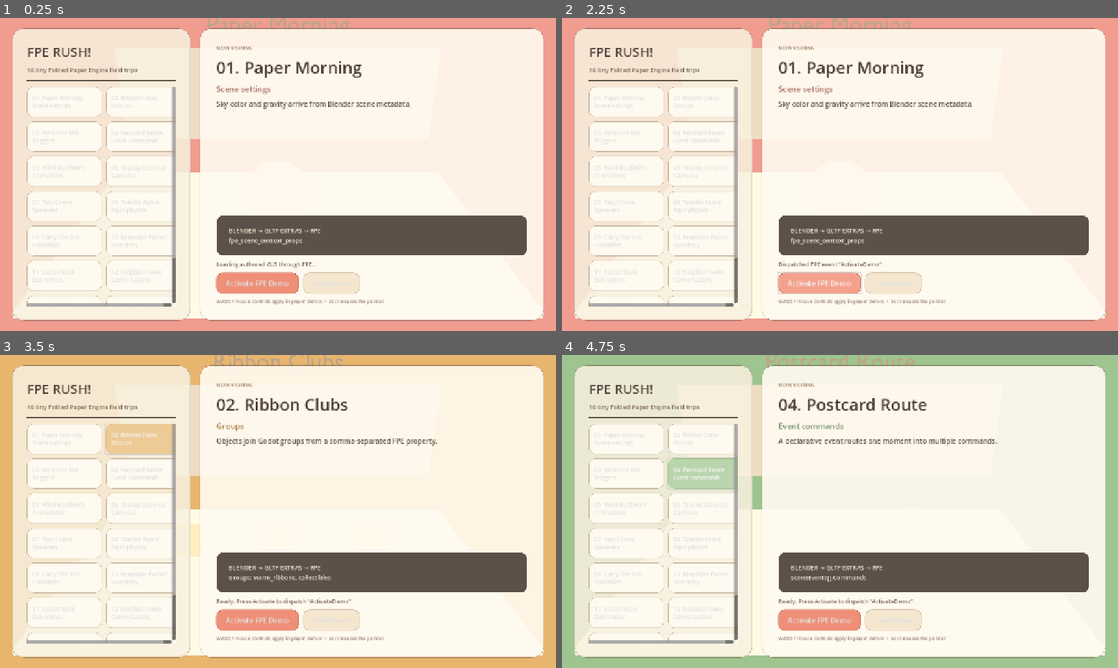
Above: before the commit, frames 1-4 (two rows, left to right).
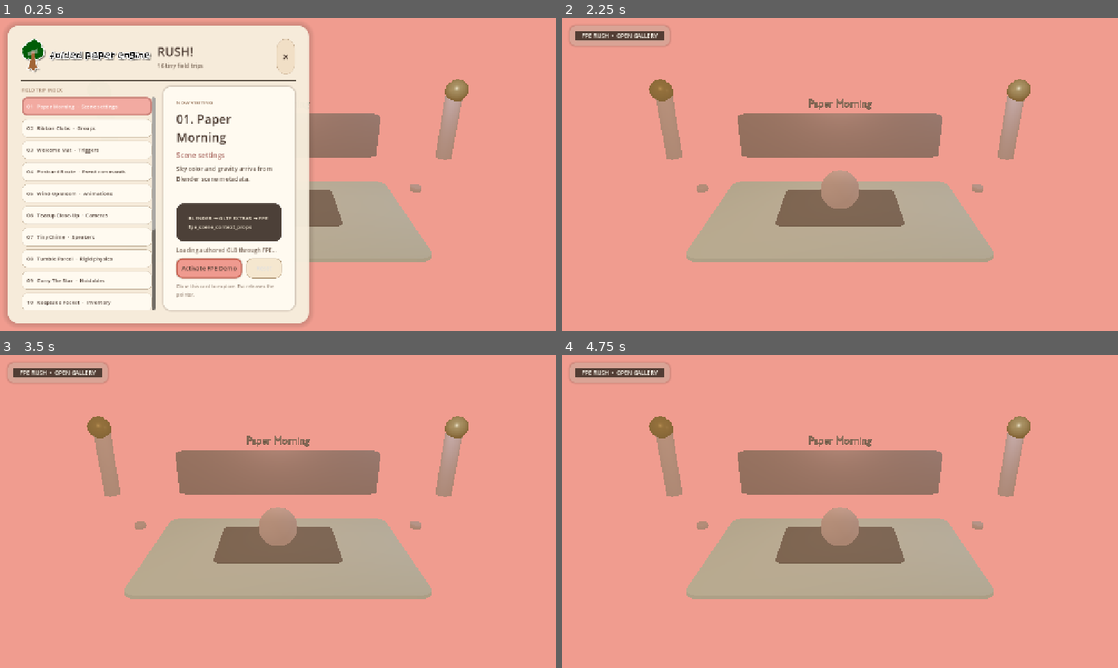
Above: after the commit, the same moments.

Repository: resistdesign/fpe-rush
Game: Godot game, scene res://scenes/main.tscn
The game is run twice, just before and just after one commit, with the same random seed, the same clock (stepped at 60 frames per second) and the same inputs.
Inputs (mouse positions are in pixels of both pictures, inside the frame that each line leads up to):
- Up to frame 1 (0.25 s): no input
- Up to frame 2 (2.25 s): click (845, 55) at 0.5 s, where only the run after the commit has a clickable "×"; click (617, 36) at 1.25 s, where only the run after the commit has a clickable "FPE RUSH • OPEN GALLERY"; click "Activate FPE Demo" at 2 s
- Up to frame 3 (3.5 s): click (144, 439) at 2.75 s, where only the run before the commit has a clickable "02 Ribbon Clubs Groups"
- Up to frame 4 (4.75 s): click (628, 473) at 3.5 s, where only the run before the commit has a clickable "03 Welcome Mat Triggers"; click (706, 473) at 4.25 s, where only the run before the commit has a clickable "04 Postcard Route Event comma…"

The runs differ from the first frame. In frame 1, 58% of the frame differs, in the area x 1-98%, y 0-99%; in frame 2, 88%; in frame 3, 99%; in frame 4, 99%, in the area x 0-100%, y 0-100%.
Error before the commit: Invalid access to property or key 'name' on a base object of type 'RefCounted (FPEEvent)'. (res://scripts/main.gd:285)
Error after the commit: Invalid access to property or key 'name' on a base object of type 'RefCounted (FPEEvent)'. (res://scripts/main.gd:351)

Commit message:
Polish gallery UI and demo presentation

Diff:
--- a/scripts/main.gd
+++ b/scripts/main.gd
@@ -2,6 +2,7 @@
 
 const Catalog := preload("res://scripts/demo_catalog.gd")
 const PaperKeepsake := preload("res://demos/inventory/paper_keepsake.tres")
+const FPELogo := preload("res://assets/branding/fpe-logo.png")
 
 var _engine: FoldedPaperEngine
 var _conversation_manager: FPEConversationManager
@@ -14,6 +15,8 @@
 var _metadata_label: Label
 var _status_label: Label
 var _activate_button: Button
+var _gallery_root: Control
+var _open_button: Button
 var _loading := false
 
 func _ready() -> void:
@@ -32,8 +35,9 @@
 	environment.background_color = Color("#e9ddc8")
 	environment.ambient_light_source = Environment.AMBIENT_SOURCE_COLOR
 	environment.ambient_light_color = Color("#fff1d8")
-	environment.ambient_light_energy = 1.15
+	environment.ambient_light_energy = 0.28
 	environment.tonemap_mode = Environment.TONE_MAPPER_FILMIC
+	environment.tonemap_exposure = 0.92
 	environment_node.environment = environment
 	add_child(environment_node)
 
@@ -63,82 +67,132 @@
 	layer.name = "GalleryUI"
 	add_child(layer)
 
-	var root := MarginContainer.new()
-	root.set_anchors_and_offsets_preset(Control.PRESET_FULL_RECT)
-	root.add_theme_constant_override("margin_left", 28)
-	root.add_theme_constant_override("margin_top", 24)
-	root.add_theme_constant_override("margin_right", 28)
-	root.add_theme_constant_override("margin_bottom", 24)
-	layer.add_child(root)
-
-	var columns := HBoxContainer.new()
-	columns.add_theme_constant_override("separation", 22)
-	root.add_child(columns)
-
-	var library_panel := PanelContainer.new()
-	library_panel.custom_minimum_size = Vector2(410, 0)
-	library_panel.add_theme_stylebox_override("panel", _panel_style(Color("#f8f0dfdd"), 24, Color("#6e5b4b33")))
-	columns.add_child(library_panel)
-
-	var library_margin := MarginContainer.new()
+	_open_button = Button.new()
+	_open_button.text = "FPE RUSH  •  OPEN GALLERY"
+	_open_button.position = Vector2(18, 18)
+	_open_button.custom_minimum_size = Vector2(230, 46)
+	_open_button.add_theme_font_size_override("font_size", 13)
+	_open_button.add_theme_color_override("font_color", Color("#fffaf0"))
+	_open_button.add_theme_stylebox_override("normal", _panel_style(Color("#49382fee"), 14, Color("#fff4df44"), 12, 5))
+	_open_button.add_theme_stylebox_override("hover", _panel_style(Color("#60493dee"), 14, Color("#ef9a8f"), 12, 6))
+	_open_button.pressed.connect(_set_gallery_visible.bind(true))
+	_open_button.hide()
+	layer.add_child(_open_button)
+
+	_gallery_root = MarginContainer.new()
+	_gallery_root.set_anchors_and_offsets_preset(Control.PRESET_LEFT_WIDE)
+	_gallery_root.offset_left = 18
+	_gallery_root.offset_top = 18
+	_gallery_root.offset_right = 702
+	_gallery_root.offset_bottom = -18
+	layer.add_child(_gallery_root)
+
+	var gallery_panel := PanelContainer.new()
+	gallery_panel.add_theme_stylebox_override("panel", _panel_style(Color("#f8f0dff2"), 24, Color("#6e5b4b44"), 0, 14))
+	_gallery_root.add_child(gallery_panel)
+
+	var gallery_margin := MarginContainer.new()
 	for side in ["left", "top", "right", "bottom"]:
-		library_margin.add_theme_constant_override("margin_%s" % side, 22)
-	library_panel.add_child(library_margin)
-
-	var library := VBoxContainer.new()
-	library.add_theme_constant_override("separation", 12)
-	library_margin.add_child(library)
+		gallery_margin.add_theme_constant_override("margin_%s" % side, 20)
+	gallery_panel.add_child(gallery_margin)
+
+	var gallery := VBoxContainer.new()
+	gallery.add_theme_constant_override("separation", 12)
+	gallery_margin.add_child(gallery)
+
+	var header := HBoxContainer.new()
+	header.add_theme_constant_override("separation", 12)
+	gallery.add_child(header)
+
+	var logo := TextureRect.new()
+	logo.texture = FPELogo
+	logo.custom_minimum_size = Vector2(300, 82)
+	logo.expand_mode = TextureRect.EXPAND_IGNORE_SIZE
+	logo.stretch_mode = TextureRect.STRETCH_KEEP_ASPECT_CENTERED
+	header.add_child(logo)
+
+	var header_copy := VBoxContainer.new()
+	header_copy.size_flags_horizontal = Control.SIZE_EXPAND_FILL
+	header_copy.alignment = BoxContainer.ALIGNMENT_CENTER
+	header.add_child(header_copy)
 
 	var brand := Label.new()
-	brand.text = "FPE RUSH!"
-	brand.add_theme_font_size_override("font_size", 30)
-	brand.add_theme_color_override("font_color", Color("#4b3c34"))
-	library.add_child(brand)
+	brand.text = "RUSH!"
+	brand.add_theme_font_size_override("font_size", 28)
+	brand.add_theme_color_override("font_color", Color("#49382f"))
+	header_copy.add_child(brand)
 
 	var subtitle := Label.new()
-	subtitle.text = "16 tiny Folded Paper Engine field trips"
-	subtitle.add_theme_font_size_override("font_size", 14)
+	subtitle.text = "16 tiny field trips"
+	subtitle.add_theme_font_size_override("font_size", 13)
 	subtitle.add_theme_color_override("font_color", Color("#7d6a5a"))
-	library.add_child(subtitle)
+	header_copy.add_child(subtitle)
+
+	var close := Button.new()
+	close.text = "×"
+	close.tooltip_text = "Close gallery"
+	close.custom_minimum_size = Vector2(42, 42)
+	close.add_theme_font_size_override("font_size", 26)
+	close.add_theme_color_override("font_color", Color("#49382f"))
+	close.add_theme_stylebox_override("normal", _panel_style(Color("#f1dfc6"), 21, Color("#b99d7d66")))
+	close.add_theme_stylebox_override("hover", _panel_style(Color("#ef9a8f"), 21, Color("#c86352")))
+	close.pressed.connect(_set_gallery_visible.bind(false))
+	header.add_child(close)
 
 	var rule := HSeparator.new()
 	rule.modulate = Color("#bca88f")
-	library.add_child(rule)
+	gallery.add_child(rule)
+
+	var columns := HBoxContainer.new()
+	columns.add_theme_constant_override("separation", 18)
+	columns.size_flags_vertical = Control.SIZE_EXPAND_FILL
+	gallery.add_child(columns)
+
+	var library := VBoxContainer.new()
+	library.custom_minimum_size = Vector2(308, 0)
+	library.add_theme_constant_override("separation", 8)
+	columns.add_child(library)
+
+	var library_label := Label.new()
+	library_label.text = "FIELD TRIP INDEX"
+	library_label.add_theme_font_size_override("font_size", 11)
+	library_label.add_theme_color_override("font_color", Color("#9a7960"))
+	library.add_child(library_label)
 
 	var scroll := ScrollContainer.new()
 	scroll.size_flags_vertical = Control.SIZE_EXPAND_FILL
 	library.add_child(scroll)
 
-	var grid := GridContainer.new()
-	grid.columns = 2
-	grid.add_theme_constant_override("h_separation", 10)
-	grid.add_theme_constant_override("v_separation", 10)
-	grid.size_flags_horizontal = Control.SIZE_EXPAND_FILL
-	scroll.add_child(grid)
+	var card_list := VBoxContainer.new()
+	card_list.add_theme_constant_override("separation", 7)
+	card_list.size_flags_horizontal = Control.SIZE_EXPAND_FILL
+	scroll.add_child(card_list)
 
 	for index in Catalog.DEMOS.size():
 		var demo: Dictionary = Catalog.DEMOS[index]
 		var card := Button.new()
-		card.text = "%s  %s\n%s" % [demo.number, demo.title, demo.concept]
+		card.text = "%s   %s  ·  %s" % [demo.number, demo.title, demo.concept]
 		card.alignment = HORIZONTAL_ALIGNMENT_LEFT
-		card.custom_minimum_size = Vector2(172, 70)
+		card.custom_minimum_size = Vector2(286, 43)
 		card.focus_mode = Control.FOCUS_ALL
-		card.add_theme_font_size_override("font_size", 13)
-		card.add_theme_stylebox_override("normal", _panel_style(Color("#fffaf0"), 14, Color("#b8a58c55")))
-		card.add_theme_stylebox_override("hover", _panel_style(demo.accent.lightened(0.28), 14, demo.accent))
-		card.add_theme_stylebox_override("pressed", _panel_style(demo.accent.lightened(0.16), 14, demo.accent.darkened(0.15)))
+		card.toggle_mode = true
+		card.add_theme_font_size_override("font_size", 12)
+		card.add_theme_color_override("font_color", Color("#49382f"))
+		card.add_theme_stylebox_override("normal", _panel_style(Color("#fffaf0"), 12, Color("#b8a58c55")))
+		card.add_theme_stylebox_override("hover", _panel_style(demo.accent.lightened(0.28), 12, demo.accent))
+		card.add_theme_stylebox_override("pressed", _panel_style(demo.accent.lightened(0.16), 12, demo.accent.darkened(0.15), 4))
 		card.pressed.connect(_select_demo.bind(index, true))
-		grid.add_child(card)
+		card_list.add_child(card)
 		_cards.append(card)
 
 	var detail_panel := PanelContainer.new()
 	detail_panel.size_flags_horizontal = Control.SIZE_EXPAND_FILL
-	detail_panel.add_theme_stylebox_override("panel", _panel_style(Color("#fffaf0e8"), 24, Color("#6e5b4b33")))
+	detail_panel.add_theme_stylebox_override("panel", _panel_style(Color("#fffaf0"), 18, Color("#6e5b4b33"), 0, 5))
 	columns.add_child(detail_panel)
 
 	var detail_margin := MarginContainer.new()
 	for side in ["left", "top", "right", "bottom"]:
-		detail_margin.add_theme_constant_override("margin_%s" % side, 26)
+		detail_margin.add_theme_constant_override("margin_%s" % side, 18)
 	detail_panel.add_child(detail_margin)
 
 	var detail := VBoxContainer.new()
@@ -152,17 +206,18 @@
 	detail.add_child(eyebrow)
 
 	_title_label = Label.new()
-	_title_label.add_theme_font_size_override("font_size", 38)
+	_title_label.autowrap_mode = TextServer.AUTOWRAP_WORD_SMART
+	_title_label.add_theme_font_size_override("font_size", 28)
 	_title_label.add_theme_color_override("font_color", Color("#49382f"))
 	detail.add_child(_title_label)
 
 	_concept_label = Label.new()
-	_concept_label.add_theme_font_size_override("font_size", 18)
+	_concept_label.add_theme_font_size_override("font_size", 16)
 	detail.add_child(_concept_label)
 
 	_description_label = Label.new()
 	_description_label.autowrap_mode = TextServer.AUTOWRAP_WORD_SMART
-	_description_label.add_theme_font_size_override("font_size", 16)
+	_description_label.add_theme_font_size_override("font_size", 14)
 	_description_label.add_theme_color_override("font_color", Color("#66564a"))
 	detail.add_child(_description_label)
 
@@ -171,14 +226,14 @@
 	detail.add_child(spacer)
 
 	var metadata_panel := PanelContainer.new()
-	metadata_panel.add_theme_stylebox_override("panel", _panel_style(Color("#4c4038e8"), 15, Color.TRANSPARENT))
+	metadata_panel.add_theme_stylebox_override("panel", _panel_style(Color("#4c4038"), 15, Color.TRANSPARENT))
 	detail.add_child(metadata_panel)
 	var metadata_margin := MarginContainer.new()
 	for side in ["left", "top", "right", "bottom"]:
 		metadata_margin.add_theme_constant_override("margin_%s" % side, 16)
 	metadata_panel.add_child(metadata_margin)
 	_metadata_label = Label.new()
-	_metadata_label.add_theme_font_size_override("font_size", 14)
+	_metadata_label.add_theme_font_size_override("font_size", 12)
 	_metadata_label.add_theme_color_override("font_color", Color("#fff4df"))
 	_metadata_label.autowrap_mode = TextServer.AUTOWRAP_WORD_SMART
 	metadata_margin.add_child(_metadata_label)
@@ -195,44 +250,54 @@
 
 	_activate_button = Button.new()
 	_activate_button.text = "Activate FPE Demo"
-	_activate_button.custom_minimum_size = Vector2(190, 48)
-	_activate_button.add_theme_font_size_override("font_size", 16)
-	_activate_button.add_theme_stylebox_override("normal", _panel_style(Color("#ef8f78"), 14, Color("#c86352")))
-	_activate_button.add_theme_stylebox_override("hover", _panel_style(Color("#f4a18c"), 14, Color("#c86352")))
+	_activate_button.size_flags_horizontal = Control.SIZE_EXPAND_FILL
+	_activate_button.custom_minimum_size = Vector2(0, 46)
+	_activate_button.add_theme_font_size_override("font_size", 14)
+	_activate_button.add_theme_color_override("font_color", Color("#49382f"))
+	_activate_button.add_theme_stylebox_override("normal", _panel_style(Color("#ef9a8f"), 14, Color("#c86352"), 3, 3))
+	_activate_button.add_theme_stylebox_override("hover", _panel_style(Color("#f4b0a0"), 14, Color("#c86352"), 3, 4))
 	_activate_button.pressed.connect(_activate_demo)
 	actions.add_child(_activate_button)
 
 	var reset := Button.new()
 	reset.text = "Reset Scene"
-	reset.custom_minimum_size = Vector2(130, 48)
-	reset.add_theme_font_size_override("font_size", 15)
+	reset.text = "Reset"
+	reset.custom_minimum_size = Vector2(82, 46)
+	reset.add_theme_font_size_override("font_size", 13)
 	reset.add_theme_stylebox_override("normal", _panel_style(Color("#f5e7cf"), 14, Color("#b49b7b")))
 	reset.pressed.connect(_reload_demo)
 	actions.add_child(reset)
 
 	var footer := Label.new()
-	footer.text = "WASD / mouse controls apply in player demos  •  Esc releases the pointer"
+	footer.text = "Close this card to explore. Esc releases the pointer."
+	footer.autowrap_mode = TextServer.AUTOWRAP_WORD_SMART
 	footer.add_theme_font_size_override("font_size", 11)
 	footer.add_theme_color_override("font_color", Color("#968273"))
 	detail.add_child(footer)
 
-func _panel_style(color: Color, radius: int, border_color: Color) -> StyleBoxFlat:
+func _panel_style(color: Color, radius: int, border_color: Color, border_width := 1, shadow_size := 0) -> StyleBoxFlat:
 	var style := StyleBoxFlat.new()
 	style.bg_color = color
 	style.corner_radius_top_left = radius
 	style.corner_radius_top_right = radius
 	style.corner_radius_bottom_left = radius
 	style.corner_radius_bottom_right = radius
-	style.border_width_left = 1
-	style.border_width_top = 1
-	style.border_width_right = 1
-	style.border_width_bottom = 1
+	style.border_width_left = border_width
+	style.border_width_top = border_width
+	style.border_width_right = border_width
+	style.border_width_bottom = border_width
 	style.border_color = border_color
+	style.shadow_color = Color("#49382f38")
+	style.shadow_size = shadow_size
 	style.content_margin_left = 12
 	style.content_margin_top = 10
 	style.content_margin_right = 12
 	style.content_margin_bottom = 10
 	return style
+
+func _set_gallery_visible(is_visible: bool) -> void:
+	_gallery_root.visible = is_visible
+	_open_button.visible = not is_visible
 
 func _connect_events() -> void:
 	if FPEEventManager.GLOBAL_INSTANCE and not FPEEventManager.GLOBAL_INSTANCE.fpe_event.is_connected(_on_fpe_event):
@@ -280,6 +345,7 @@
 	var event := FPEEvent.new(demo.event, owner, owner, {"demo_id": demo.id})
 	FoldedPaperEngine.GLOBAL_FEATURE_UTILS.EVENT_UTILS.dispatch_event(event)
 	_status_label.text = "Dispatched FPE event “%s”." % demo.event
+	_set_gallery_visible(false)
 
 func _on_fpe_event(event: FPEEvent) -> void:
 	if event and event.name != "ActivateDemo":
@@ -293,3 +359,5 @@
 func _unhandled_input(event: InputEvent) -> void:
 	if event.is_action_pressed("ui_cancel"):
 		Input.mouse_mode = Input.MOUSE_MODE_VISIBLE
+		if not _gallery_root.visible:
+			_set_gallery_visible(true)
Binary file added: assets/branding/fpe-logo.png
Not shown, added: assets/branding/fpe-logo.png.import
Binary file changed: demos/glb/01_scene_settings.glb
Binary file changed: demos/glb/02_groups.glb
Binary file changed: demos/glb/03_triggers.glb
Binary file changed: demos/glb/04_event_commands.glb
Binary file changed: demos/glb/05_animations.glb
Binary file changed: demos/glb/06_cameras.glb
Binary file changed: demos/glb/07_speakers.glb
Binary file changed: demos/glb/08_rigid_physics.glb
Binary file changed: demos/glb/09_holdables.glb
Binary file changed: demos/glb/10_inventory.glb
(and 25 more such lines)
